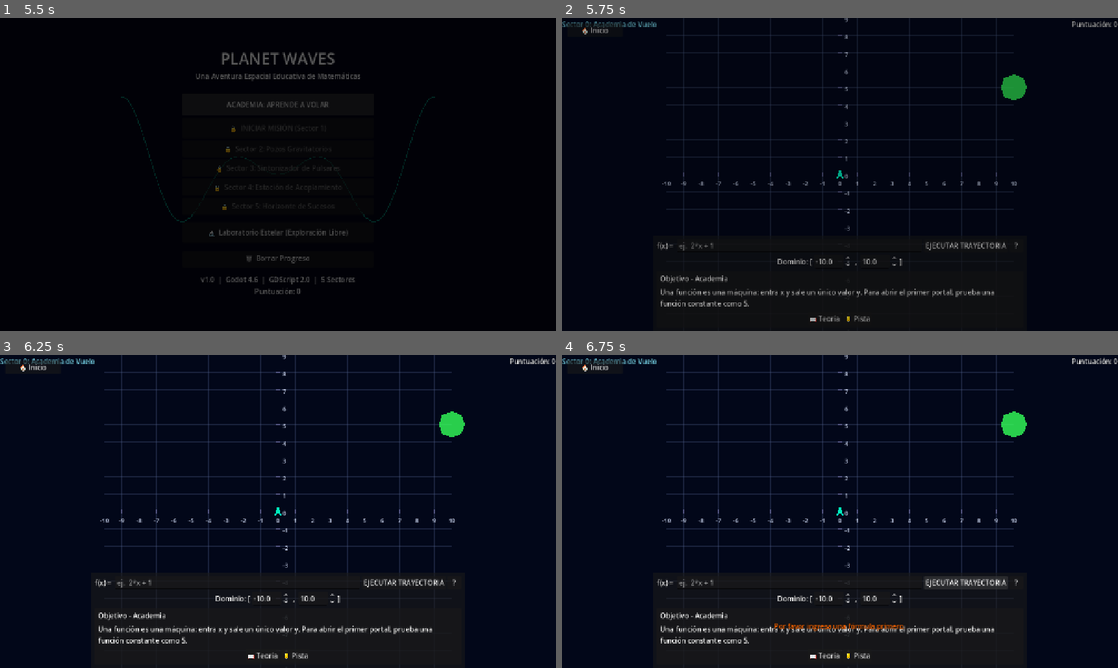
Above: before the commit, frames 1-4 (two rows, left to right).
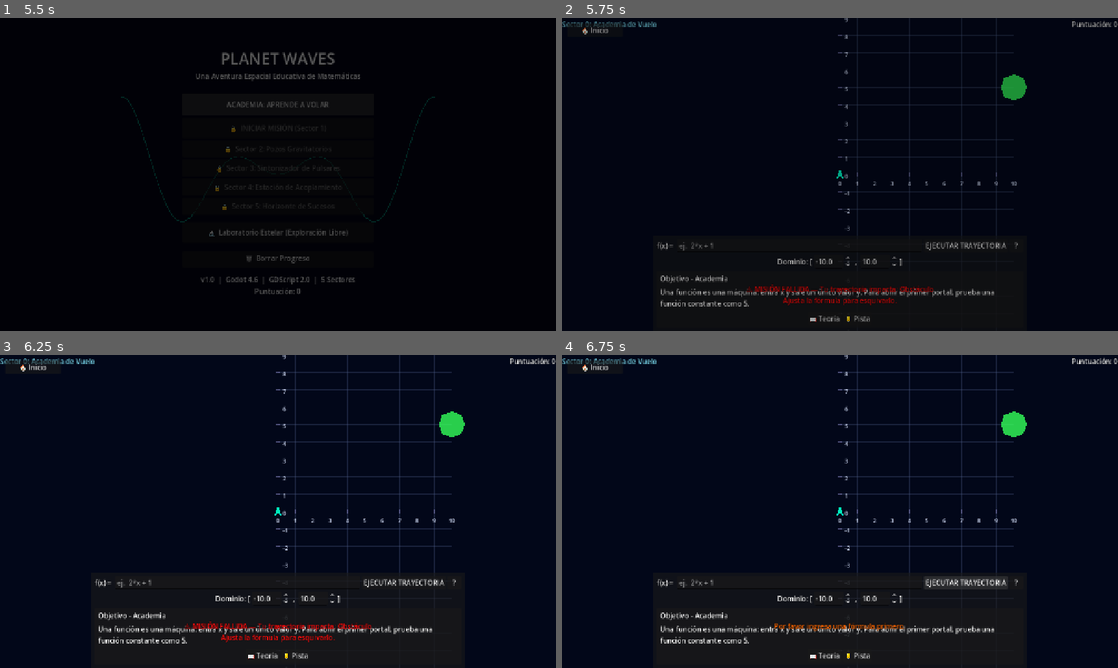
Above: after the commit, the same moments.

Repository: Scordobam-bit/ProyectoEscuela
Game: Godot game, scene res://scenes/main_menu.tscn
Same seed, same stepped clock (60 frames per second), same inputs: the game is played once before the commit and once after it.
Inputs (mouse positions are in pixels of both pictures, inside the frame that each line leads up to):
- Up to frame 1 (5.5 s): click "🔬 Laboratorio Estelar (Explor…" at 0.5 s; click (239, 255) at 1.27 s; type "12" at 1.35 s; click (239, 271) at 1.5 s; type "12" at 1.58 s; click (239, 287) at 1.73 s; type "12" at 1.82 s; click "🏠 Volver al Menú" at 2 s; click "🔒 INICIAR MISIÓN (Sector 1)" at 2.75 s; click "🔒 INICIAR MISIÓN (Sector 1)" at 3.5 s; click "OK" at 4.25 s; click "ACADEMIA: APRENDE A VOLAR" at 5 s
- Up to frame 2 (5.75 s): no input
- Up to frame 3 (6.25 s): click (239, 583) at 5.77 s; type "12" at 5.85 s
- Up to frame 4 (6.75 s): click "EJECUTAR TRAYECTORIA" at 6.5 s

Frame 1 is identical in both runs. In frame 2, 0.7% of the frame differs, in the area x 18-67%, y 5-92%; in frame 3, 2.4%, in the area x 18-67%, y 0-92%; in frame 4, 1.8%.
Error before the commit: Parse Error: Could not resolve super class inheritance from "SectorBase". (res://scripts/sectors/sector_0.gd:2)

Commit message:
fix: evitar sombreado visible y reforzar sintaxis base
Co-authored-by: Scordobam-bit <257674627+Scordobam-bit@users.noreply.github.com>
Agent-Logs-Url: https://github.com/Scordobam-bit/ProyectoEscuela/sessions/840f0659-a2d6-4499-ab9f-eb3f01915c49

Diff:
--- a/scripts/laboratorio_estelar.gd
+++ b/scripts/laboratorio_estelar.gd
@@ -624,12 +624,12 @@
 		return
 
 
-func _toggle_keyboard_visibility(visible: bool) -> void:
+func _toggle_keyboard_visibility(p_visible: bool) -> void:
 	var keyboard_panel: Control = _hud_layer.get_node_or_null("BottomPanel/KeyboardPanel")
 	if keyboard_panel:
-		keyboard_panel.visible = visible
+		keyboard_panel.visible = p_visible
 	if _keyboard_toggle_button:
-		_keyboard_toggle_button.button_pressed = visible
+		_keyboard_toggle_button.button_pressed = p_visible
 
 
 func _insert_at_cursor(input: LineEdit, text: String) -> void:
--- a/scripts/sectors/sector_base.gd
+++ b/scripts/sectors/sector_base.gd
@@ -141,7 +141,7 @@
 	var rng := RandomNumberGenerator.new()
 	rng.seed = int(motion_scale.x * 1000) + star_count
 
-	for _ in range(star_count):
+	for _star_index in range(star_count):
 		var star: Polygon2D = Polygon2D.new()
 		var r: float = rng.randf_range(min_radius, max_radius)
 		star.polygon = PackedVector2Array([
